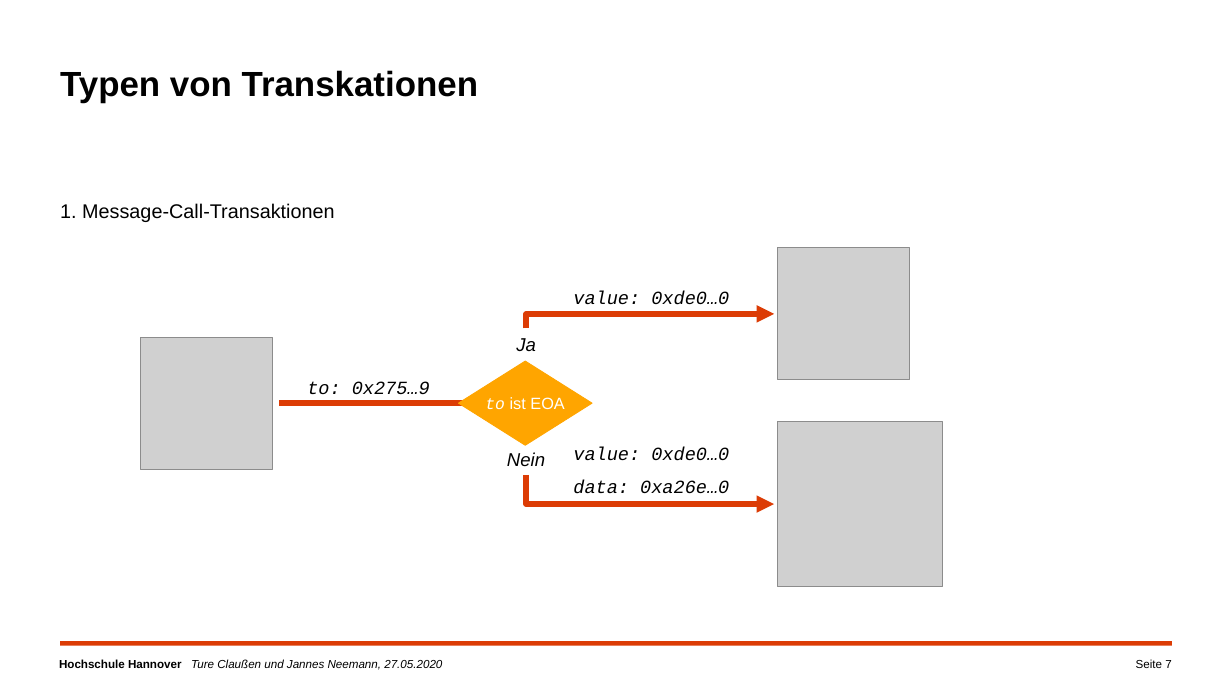
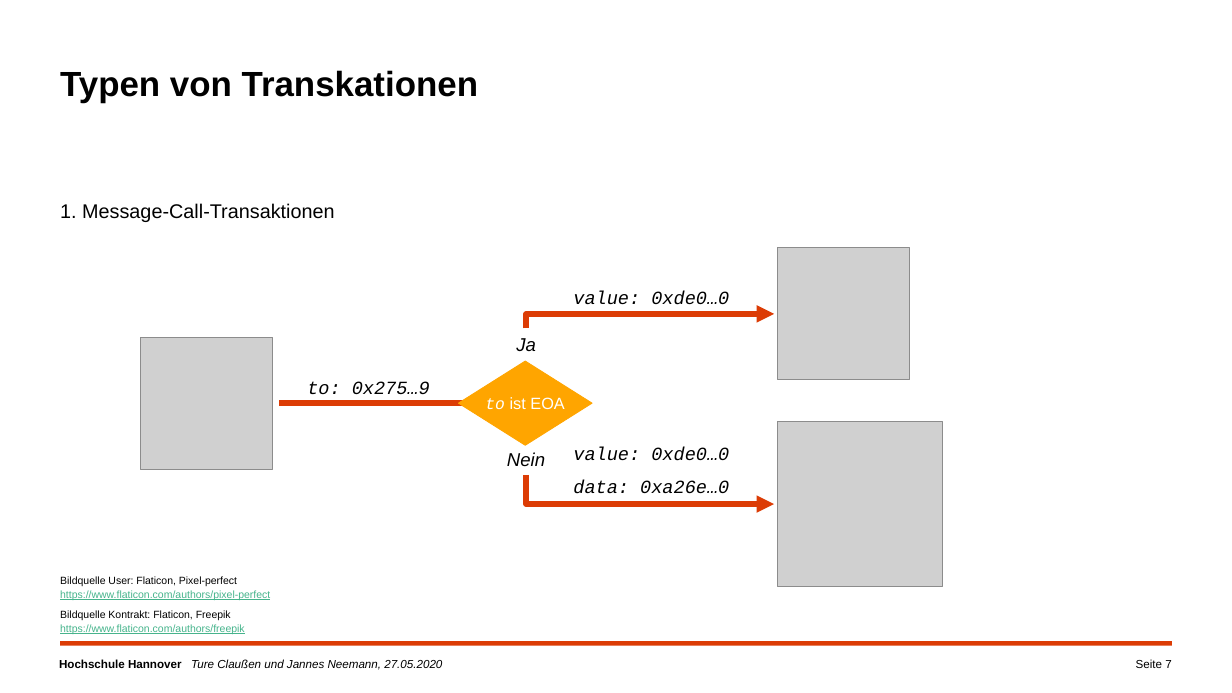
Before and after one commit to campfireman/SEM-ethereum-transactions, a slide deck: slide 7 of Ethereum_Präsentation_Jannes/Ethereum-Transaktionen.pptx. Drawn at 1232x693 pixels with LibreOffice and Linux fonts; fonts in the diff are those of the drawing; grey boxes stand for pictures; background and template pictures are left out. Boxes give left, top, right and bottom in pixels: in the first picture for what was removed or moved away, otherwise in the second. Text is boxed around its words. In the diff, an @@ line names an element or a change of style, - is before the commit and + after.

```diff
--- a/Ethereum_Präsentation_Jannes/Ethereum-Transaktionen.pptx
+++ b/Ethereum_Präsentation_Jannes/Ethereum-Transaktionen.pptx
@@ text added at (x1=60, y1=576, x2=270, y2=600), 9 pt, text #46B48C, underline @@
+Bildquelle User: Flaticon, Pixel-perfect
+https://www.flaticon.com/authors/pixel-perfect
@@ text added at (x1=60, y1=610, x2=245, y2=634), 9 pt, text #46B48C, underline @@
+Bildquelle Kontrakt: Flaticon, Freepik
+https://www.flaticon.com/authors/freepik
```
Also in this commit, not shown: 6 other slides changed, 2 slides added, 3 slides removed, 1 other file.
